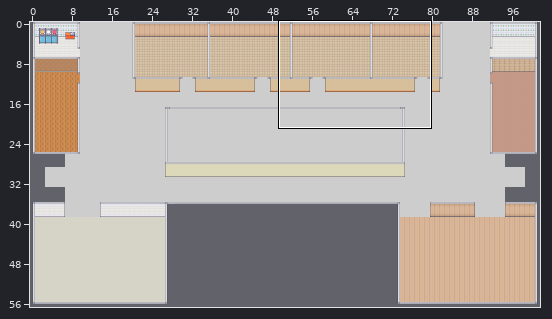
Tiled map: Output/Assets/Maps/mapLvl2.tmx. The first picture is a wide view before the edit; the outline marks the close-up.
Close-up. Before:
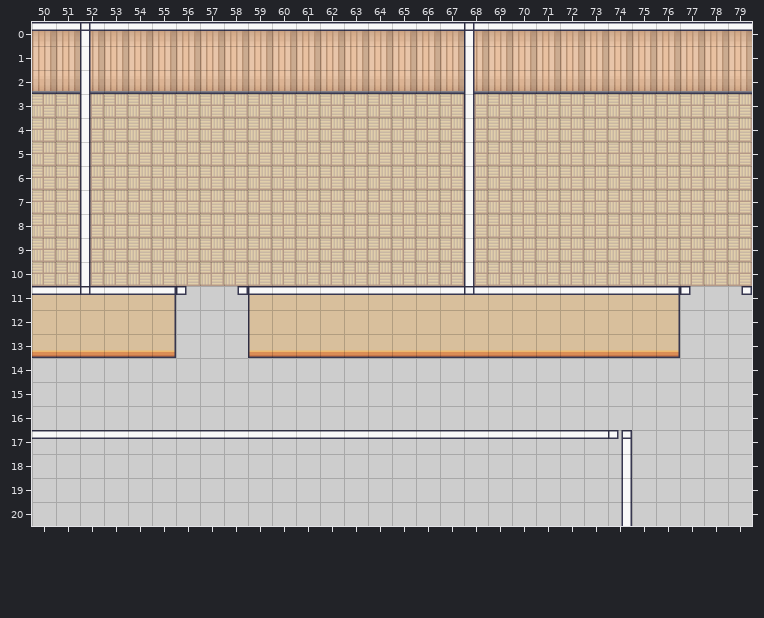
Cells are 32x32 px. Shown: x 50..79, y 0..20. The commit also changed other parts of the map, which this record leaves out.
After:
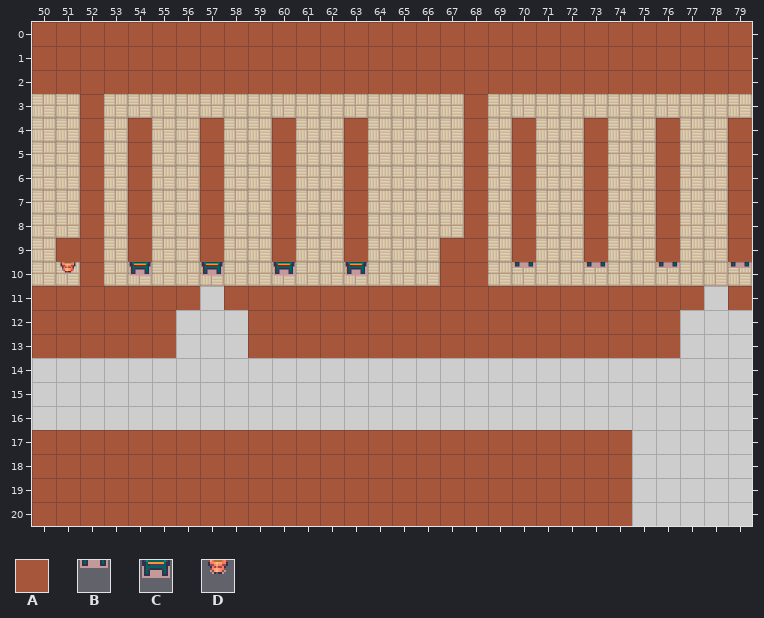
Key: from "Collisions": A 0; from "Interiors_32x32": B 5376, C 5377, D 7957.
_ is an empty cell, . an unchanged one.
Tiles of an added or newly shown layer are drawn over the layers below it.
The edit:
--- layer "Decorations"
@@ x 51..63 @@
-10 _.._.._.._.._
+10 D..C..C..C..C
--- layer "Decorations2" (added)
@@ x 70..79 @@
-10 _.._.._.._
+10 B..B..B..B
--- layer "collisions" (now shown)
@@ x 50..79 @@
- 0 ______________________________
- 1 ______________________________
- 2 ______________________________
- 3 .._..............._...........
- 4 .._._.._.._.._...._._.._.._.._
- 5 .._._.._.._.._...._._.._.._.._
- 6 .._._.._.._.._...._._.._.._.._
- 7 .._._.._.._.._...._._.._.._.._
- 8 .._._.._.._.._...._._.._.._.._
- 9 .__._.._.._.._...__._.._.._.._
-10 .._..............__...........
-11 _______.____________________._
-12 ______...__________________...
-13 ______...__________________...
+ 0 AAAAAAAAAAAAAAAAAAAAAAAAAAAAAA
+ 1 AAAAAAAAAAAAAAAAAAAAAAAAAAAAAA
+ 2 AAAAAAAAAAAAAAAAAAAAAAAAAAAAAA
+ 3 ..A...............A...........
+ 4 ..A.A..A..A..A....A.A..A..A..A
+ 5 ..A.A..A..A..A....A.A..A..A..A
+ 6 ..A.A..A..A..A....A.A..A..A..A
+ 7 ..A.A..A..A..A....A.A..A..A..A
+ 8 ..A.A..A..A..A....A.A..A..A..A
+ 9 .AA.A..A..A..A...AA.A..A..A..A
+10 ..A..............AA...........
+11 AAAAAAA.AAAAAAAAAAAAAAAAAAAA.A
+12 AAAAAA...AAAAAAAAAAAAAAAAAA...
+13 AAAAAA...AAAAAAAAAAAAAAAAAA...
@@ x 50..74 @@
-17 _________________________
-18 _________________________
-19 _________________________
-20 _________________________
+17 AAAAAAAAAAAAAAAAAAAAAAAAA
+18 AAAAAAAAAAAAAAAAAAAAAAAAA
+19 AAAAAAAAAAAAAAAAAAAAAAAAA
+20 AAAAAAAAAAAAAAAAAAAAAAAAA
